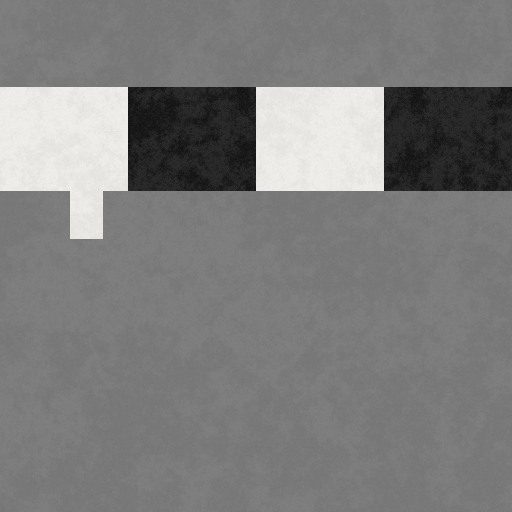
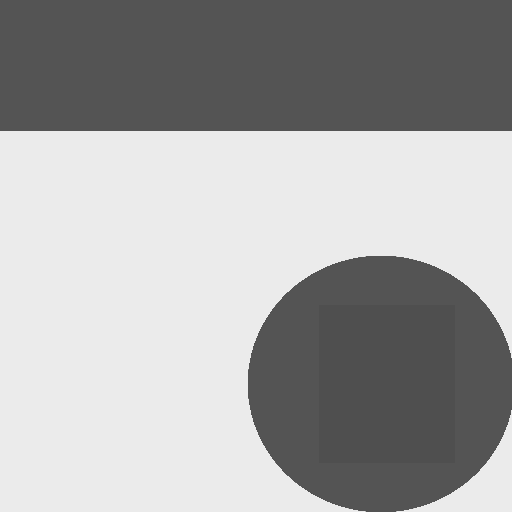
Two versions of the same layered image (512×512). Layer-by-layer changes:
renamed "stringers.016 stringers_inside.017 tank.008.png" to "skirt.016.png", hid it, moved it above "Warstwa #2", painted on it over (0, 0, 512, 512)
showed "Warstwa #2", painted on it, masked it over (0, 0, 512, 512)
hid "Warstwa", opacity 15% → 100%, painted on it over (0, 0, 512, 512)
